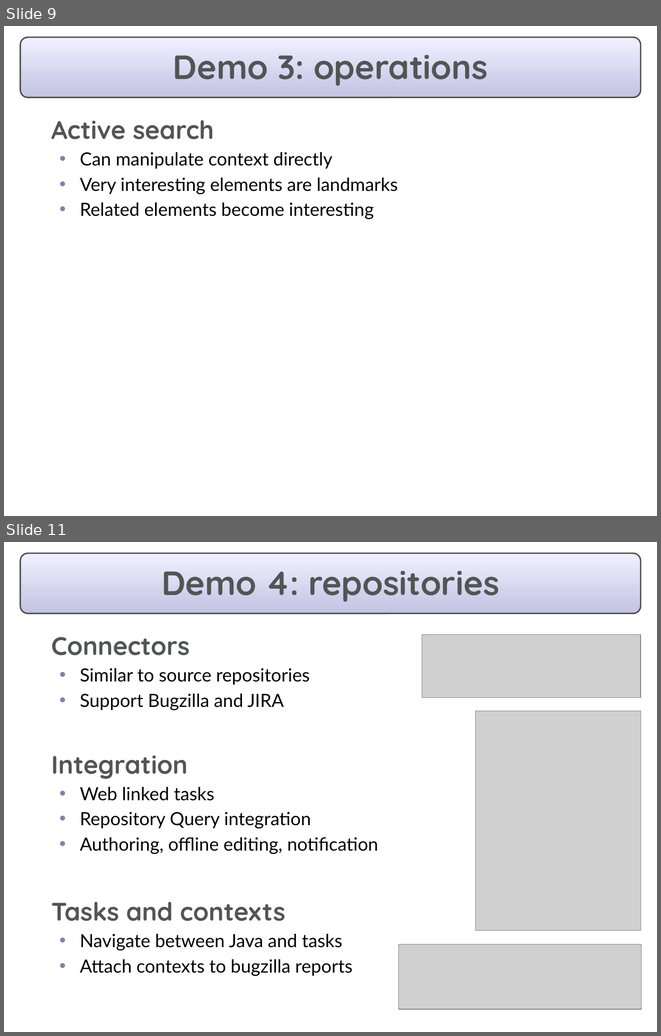
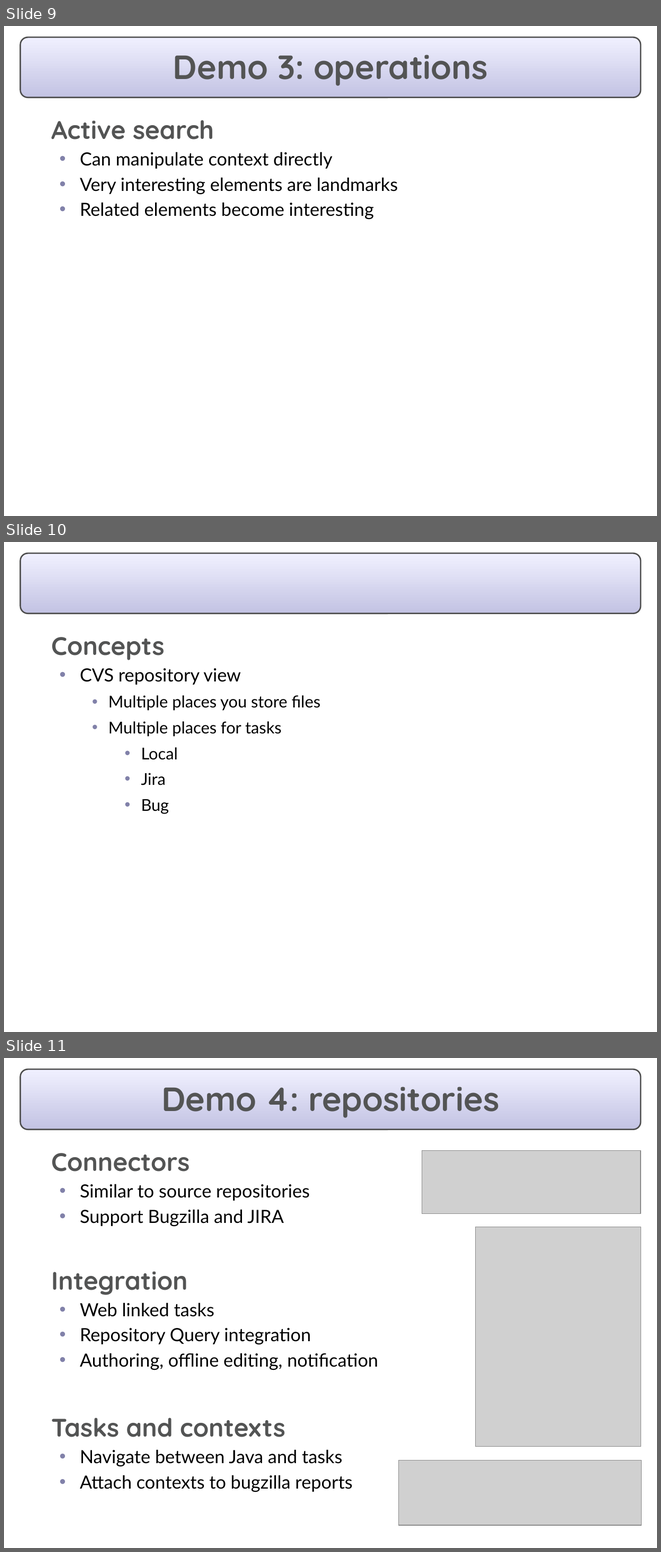
Before and after one commit to eclipse-mylyn/mylyn-website, a slide deck: publications/2006-03-mylar-eclipsecon-2.ppt. Shown one above the other, each under a label of ours: slides 9 and 11 before the commit, slides 9, 10 and 11 after it; the slides between them are not shown. The pictures are 661x1036 and 661x1552 pixels, drawn with LibreOffice and Linux fonts; fonts in the diff are those of the drawing; grey boxes stand for pictures. Boxes give left, top, right and bottom in pixels: in the first picture for what was removed or moved away, otherwise in the second. Text is boxed around its words. In the diff, an @@ line names an element or a change of style, - is before the commit and + after.

```diff
--- a/publications/2006-03-mylar-eclipsecon-2.ppt
+++ b/publications/2006-03-mylar-eclipsecon-2.ppt
@@ slide 10 added at <box>4,542,657,1032</box>, background #FFFFFF; not listed: 1 template element that a slide beside it also shows @@
@@ text added at <box>51,637,320,814</box>, 18 pt, text #000000 @@
+  Concepts
+  • CVS repository view
+    • Multiple places you store files
+    • Multiple places for tasks
+      • Local
+      • Jira
+      • Bug
```
Also in this commit, not shown: 5 slides changed, 1 slide removed.
